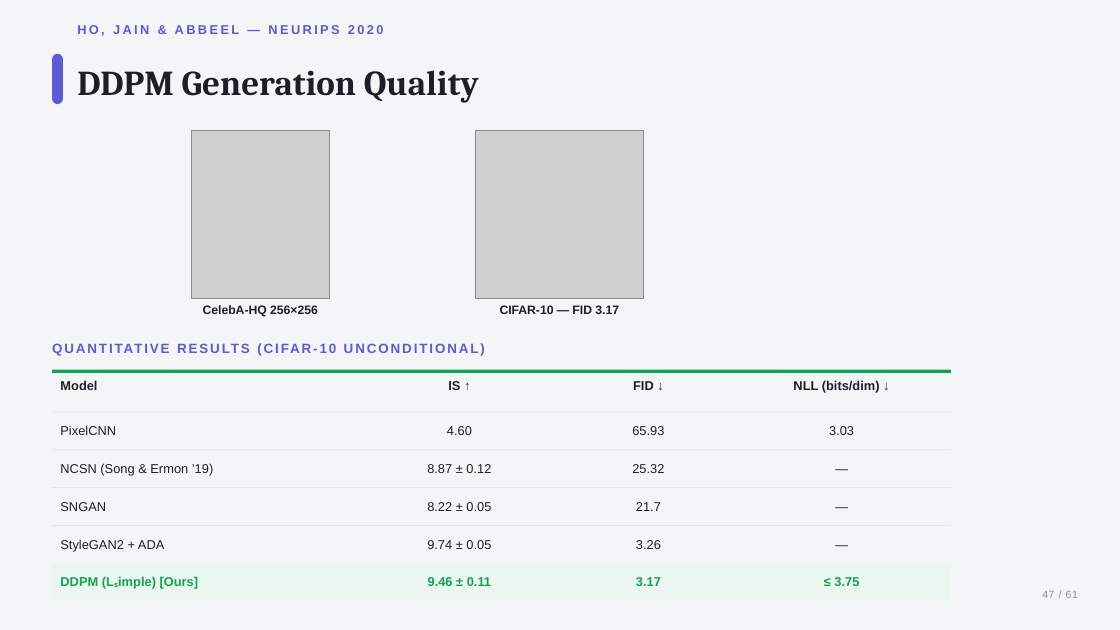
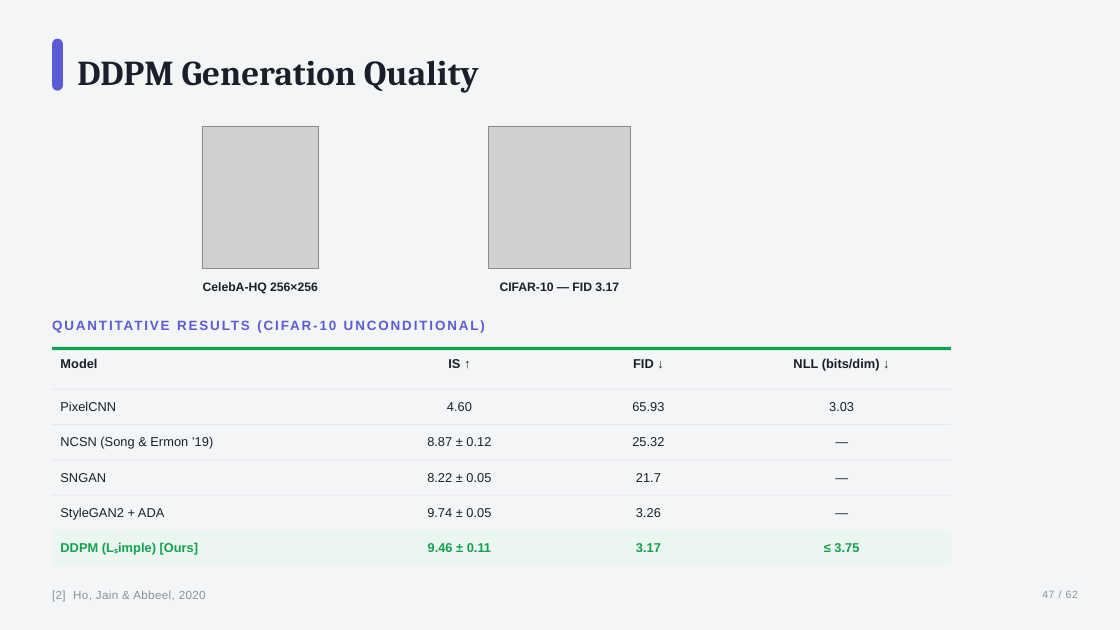
Before and after one commit to sudarshan1994/sudarshan1994.github.io, a slide deck: slide 47 of diffusion/smld_ddpm_polished.pptx. Drawn at 1120x630 pixels with LibreOffice and Linux fonts; fonts in the diff are those of the drawing; grey boxes stand for pictures. Boxes give left, top, right and bottom in pixels: in the first picture for what was removed or moved away, otherwise in the second. Text is boxed around its words. In the diff, an @@ line names an element or a change of style, - is before the commit and + after.

Commit message:
Update SMLD/DDPM deck (62 slides); rename title to 'SMLD and DDPM'

```diff
--- a/diffusion/smld_ddpm_polished.pptx
+++ b/diffusion/smld_ddpm_polished.pptx
@@ rounded rectangle: place and size @@
-rounded rectangle at (52,54,63,104)
+rounded rectangle at (52,39,63,91)
@@ text "DDPM Generation Quality": place and size @@
-text "DDPM Generation Quality" at (77,70,479,103)
+text "DDPM Generation Quality" at (77,60,479,93)
@@ picture: place and size @@
-picture at (192,130,329,298)
+picture at (202,126,318,269)
@@ picture: place and size @@
-picture at (476,130,644,298)
+picture at (488,126,631,269)
@@ text "QUANTITATIVE RESULTS (CIFAR-10 UNCONDITIONAL)": place and size @@
-text "QUANTITATIVE RESULTS (CIFAR-10 UNCONDITIONAL)" at (52,340,724,365)
+text "QUANTITATIVE RESULTS (CIFAR-10 UNCONDITIONAL)" at (52,318,724,343)
@@ 16 texts, 1 rectangle: place and size @@
-16 texts, 1 rectangle at (52,305,951,511)
+16 texts, 1 rectangle at (52,282,951,482)
@@ rectangle: place and size @@
-rectangle at (52,525,951,526)
+rectangle at (52,389,951,390)
@@ 3 rectangles, 2 texts: place and size @@
-3 rectangles, 2 texts at (52,412,951,525)
+3 rectangles, 2 texts at (52,424,951,530)
@@ text "—": place and size @@
-text "—" at (733,525,951,563)
+text "—" at (733,424,951,460)
@@ 3 texts: place and size @@
-3 texts at (60,539,661,551)
+3 texts at (60,507,661,520)
@@ 4 texts, 1 rounded rectangle: place and size @@
-4 texts, 1 rounded rectangle at (52,563,951,601)
+4 texts, 1 rounded rectangle at (52,530,951,565)
@@ text at (52,590,206,601): text changed; size 11 to 10 pt; text colour #5B5BD6 to #8A909C; bold off @@
-HO, JAIN & ABBEEL — NEURIPS 2020
+[2] Ho, Jain & Abbeel, 2020
@@ text at (1042,591,1078,598): text changed @@
-47 / 61
+47 / 62
```
Also in this commit, not shown: 57 other slides changed, 1 slide added, 4 other files.
